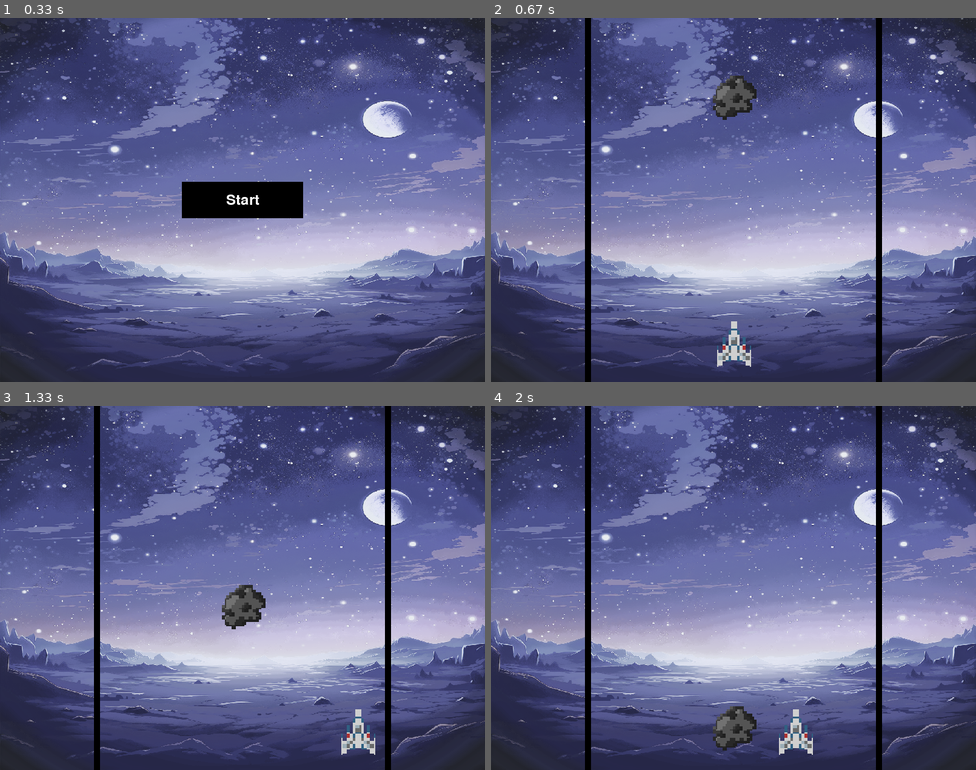
Above: before the commit, frames 1-4 (two rows, left to right).
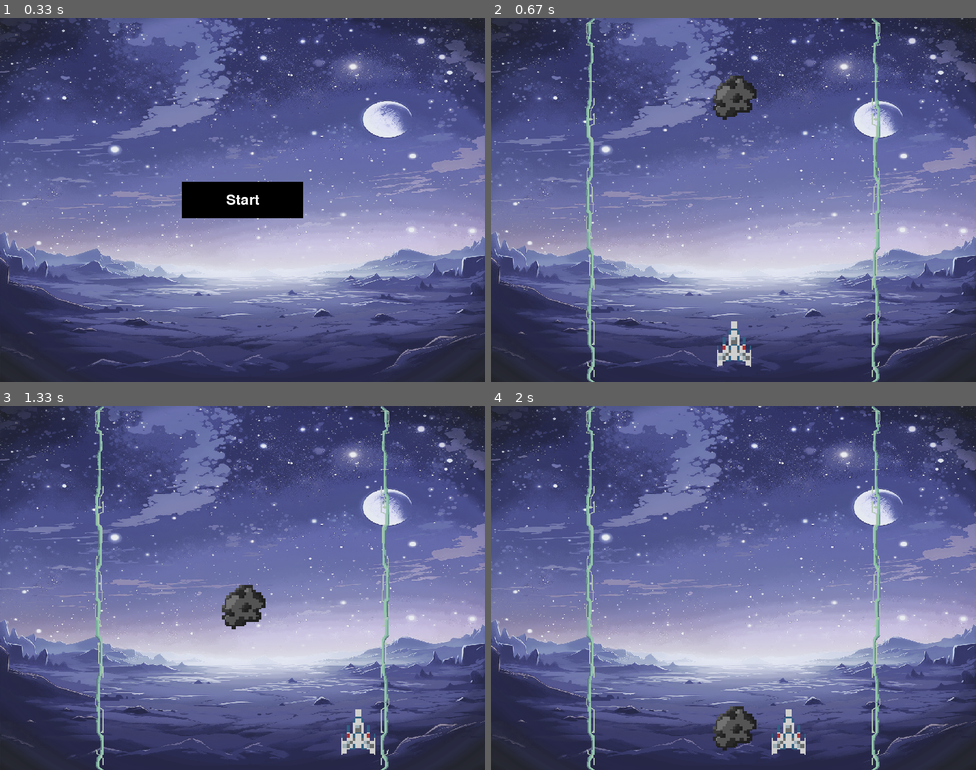
Above: after the commit, the same moments.

Repository: zwazel/pygame-experiment
Game: pygame game, started from main.py
Same seed, same stepped clock (60 frames per second), same inputs: the game is played once before the commit and once after it.
Inputs:
- Up to frame 1 (0.33 s): no input
- Up to frame 2 (0.67 s): click "Start" at 0.38 s
- Up to frame 3 (1.33 s): hold Right 0.67-1.13 s; hold Right from 1.17 s (still down)
- Up to frame 4 (2 s): release Right at 1.63 s; hold Left from 1.67 s (still down)

Frame 1 is identical in both runs. In frame 2, 3.1% of the frame differs, in the area x 19-81%, y 0-100%; in frame 3, 3.1%; in frame 4, 3.7%.

Commit message:
Added borders and comments

Diff:
--- a/main.py
+++ b/main.py
@@ -1,36 +1,47 @@
 import sys
-
 import pygame
 
+# Set global width and height variables
 global width, height
 width, height = 800, 600
 
-
+# Define a class for the Spaceship sprite
 class Spaceship(pygame.sprite.Sprite):
     def __init__(self, image, size, x, y, speed):
         super().__init__()
+        # Load and scale the image
         self.image = pygame.transform.scale(pygame.image.load(image), size)
         self.rect = self.image.get_rect()
+        # Set initial position and speed
         self.rect.x = x
         self.rect.y = y
         self.speed = speed
 
-
+# Define a class for the Asteroid sprite
 class Asteroid(pygame.sprite.Sprite):
     def __init__(self, image, size, x, y, speed):
         super().__init__()
+        # Load and scale the image
         self.image = pygame.transform.scale(pygame.image.load(image), size)
         self.rect = self.image.get_rect()
+        # Set initial position and speed
         self.rect.x = x
         self.rect.y = y
         self.speed = speed
 
     def update(self):
+        # Update the position of the asteroid and reset if it goes off the screen
         self.rect.y += self.speed
         if self.rect.y > height:
             self.rect.y = -self.rect.height
 
+# Function to set the opacity of an image
+def set_image_opacity(image, opacity):
+    image = image.copy()
+    image.fill((255, 255, 255, int(opacity * 255)), None, pygame.BLEND_RGBA_MULT)
+    return image
 
+# Main function for the game
 def main():
     # Initialize Pygame
     pygame.init()
@@ -38,8 +49,18 @@
     # Set up the display
     screen = pygame.display.set_mode((width, height))
     pygame.display.set_caption("Pygame Experiment")
+
+    # Load background image
     background_image = pygame.image.load("res/bg.png")
     background_image = pygame.transform.scale(background_image, (width, height))
+
+    # Load left and right border images
+    border_left_image = pygame.image.load("res/BorderL.png")
+    border_right_image = pygame.image.load("res/BorderR.png")
+
+    # Calculate positions to draw the borders more in the middle
+    border_left_x = (width - border_left_image.get_width()) // 5
+    border_right_x = 4 * (width - border_right_image.get_width()) // 5
 
     # Set up fonts
     font = pygame.font.Font(None, 36)
@@ -56,15 +77,12 @@
     GAME = 1
     current_state = MENU
 
+    # Create instances of Spaceship and Asteroid
     spaceship = Spaceship("res/SpaceShip.png", (75, 75), width // 2 - 37.5, height - 100, 5)
     asteroid = Asteroid("res/Asteroid1.png", (75, 75), width // 2 - 37.5, 10, 5)
 
+    # Create a sprite group for all sprites
     all_sprites = pygame.sprite.Group(spaceship, asteroid)
-
-    # Set up the vertical lines
-    line1_x = width // 5
-    line2_x = 4 * width // 5
-    line_width = 10
 
     # Define the start button
     button_rect = pygame.Rect(width // 2 - 100, height // 2 - 30, 200, 60)
@@ -100,10 +118,11 @@
                 spaceship.rect.x += spaceship.speed
 
             # Ensure the player stays centered between the two lines
-            if spaceship.rect.x < line1_x:
-                spaceship.rect.x = line1_x
-            elif spaceship.rect.x + spaceship.rect.width > line2_x:
-                spaceship.rect.x = line2_x - spaceship.rect.width
+            if spaceship.rect.x < border_left_x + 10:
+                spaceship.rect.x = border_left_x + 10
+            elif spaceship.rect.x + spaceship.rect.width > border_right_x:
+                spaceship.rect.x = border_right_x - spaceship.rect.width
+
             # Collision detection
             if pygame.sprite.spritecollide(spaceship, [asteroid], False):
                 asteroid.rect.y = 10
@@ -112,13 +131,13 @@
                 # Switch back to the menu state
                 current_state = MENU
 
-
             screen.blit(background_image, (0, 0))
 
             # Draw the vertical lines
-            pygame.draw.rect(screen, black, (line1_x - line_width // 2, 0, line_width, height))
-            pygame.draw.rect(screen, black, (line2_x - line_width // 2, 0, line_width, height))
+            screen.blit(border_left_image, (border_left_x, 0))
+            screen.blit(border_right_image, (border_right_x, 0))
 
+            # Update and draw all sprites
             all_sprites.update()
             all_sprites.draw(screen)
 
Binary file added: res/BorderL.png
Binary file added: res/BorderR.png
